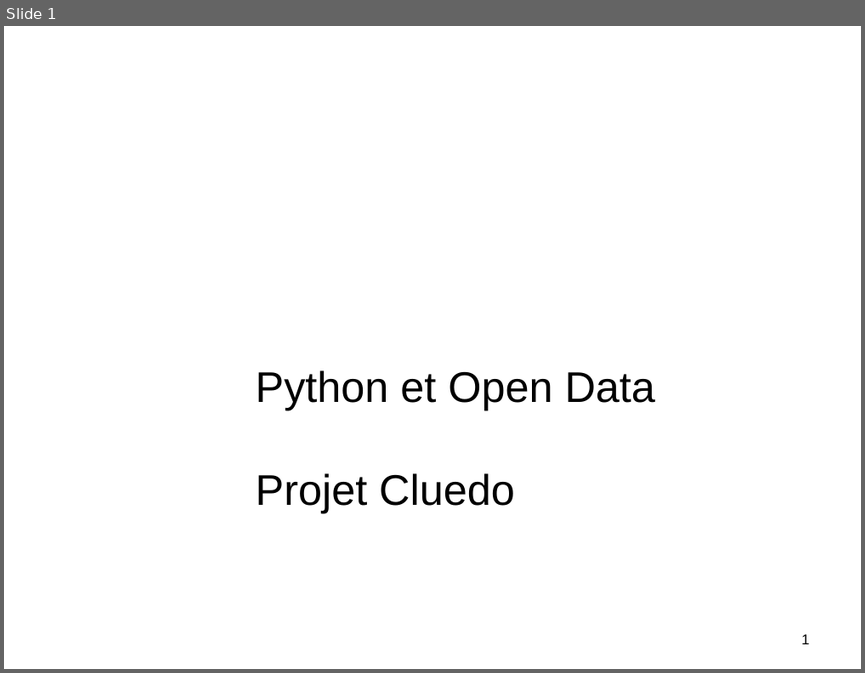
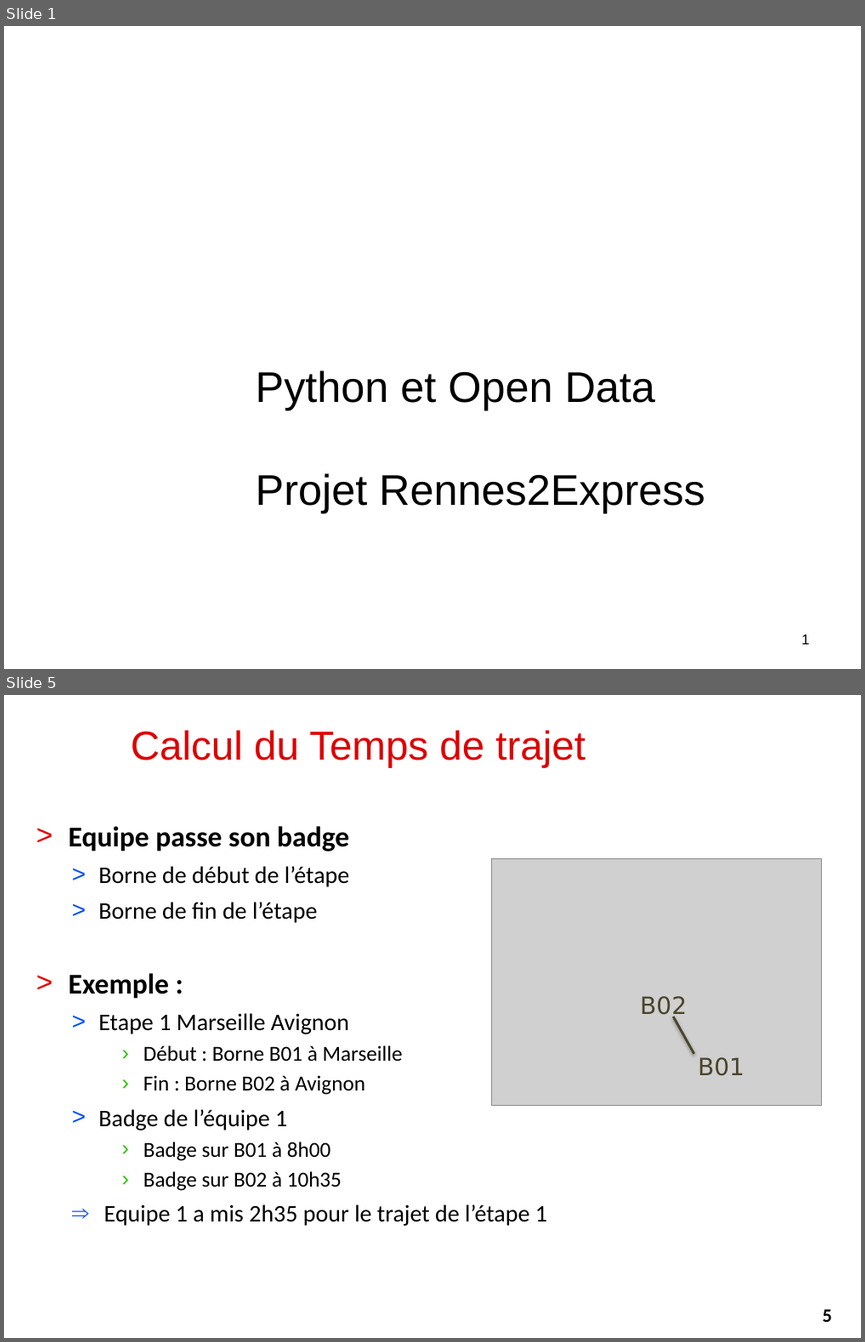
Before and after one commit to alemaitr/python_opendata_l2, a slide deck: pres_projet.pptx. Shown one above the other, each under a label of ours: slide 1 before the commit, slides 1 and 5 after it; the slides between them are not shown. The pictures are 865x673 and 865x1342 pixels, drawn with LibreOffice and Linux fonts; fonts in the diff are those of the drawing; grey boxes stand for pictures; background and template pictures are left out. Boxes give left, top, right and bottom in pixels: in the first picture for what was removed or moved away, otherwise in the second. Text is boxed around its words. In the diff, an @@ line names an element or a change of style, - is before the commit and + after.

Commit message:
Mise à jour présentation Rennes 2 Express

```diff
--- a/pres_projet.pptx
+++ b/pres_projet.pptx
@@ slide 5 added at bbox=[4, 695, 861, 1338], background #FFFFFF @@
@@ title added at bbox=[131, 730, 585, 768], 34 pt, text #DE0000 @@
+Calcul du Temps de trajet
@@ text added at bbox=[69, 826, 547, 1225], 20 pt, text #000000 @@
+> Equipe passe son badge
+  > Borne de début de l’étape
+  > Borne de fin de l’étape
+> Exemple :
+  > Etape 1 Marseille Avignon
+    › Début : Borne B01 à Marseille
+    › Fin : Borne B02 à Avignon
+  > Badge de l’équipe 1
+    › Badge sur B01 à 8h00
+    › Badge sur B02 à 10h35
+  ⇒ Equipe 1 a mis 2h35 pour le trajet de l’étape 1
@@ picture added at bbox=[492, 859, 822, 1106] @@
@@ text added at bbox=[640, 996, 687, 1020], 20 pt, text #4A452A @@
+B02
@@ line added from (693, 1054) to (673, 1016), #4A452A 2 pt @@
@@ text added at bbox=[698, 1057, 744, 1076], 20 pt, text #4A452A @@
+B01
@@ page number added at bbox=[800, 1298, 854, 1332], fill #FFFFFF, outline #FFFFFF 0.75 pt, 16 pt, text #000000, bold @@
+5
@@ slide 1 changed as well @@
@@ title at bbox=[256, 370, 705, 513]: text changed @@
-Python et Open Data
-Projet Cluedo
+Python et Open Data
+Projet Rennes2Express
```
Also in this commit, not shown: 3 other slides changed, 10 other slides added, 7 slides removed, 2 other files.
